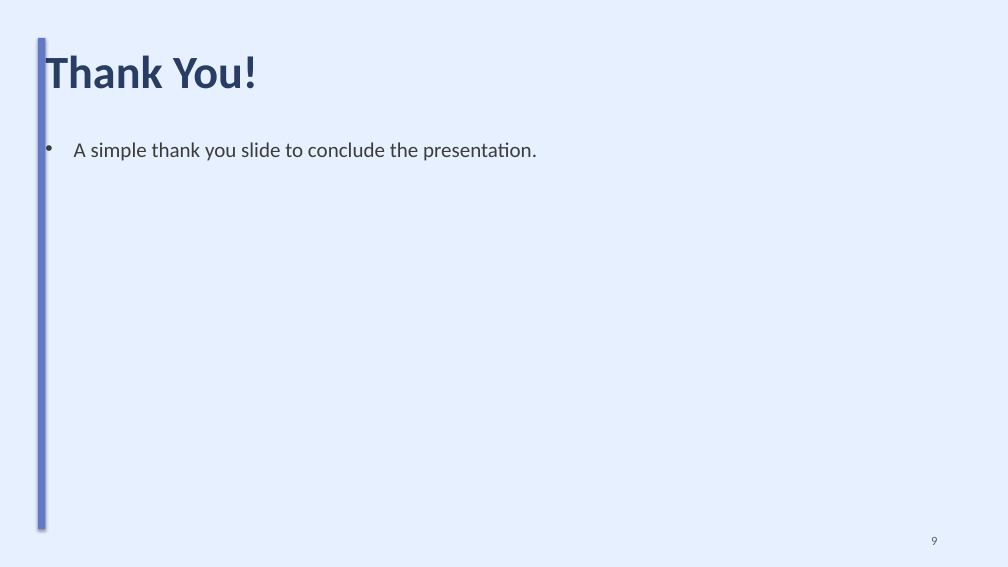
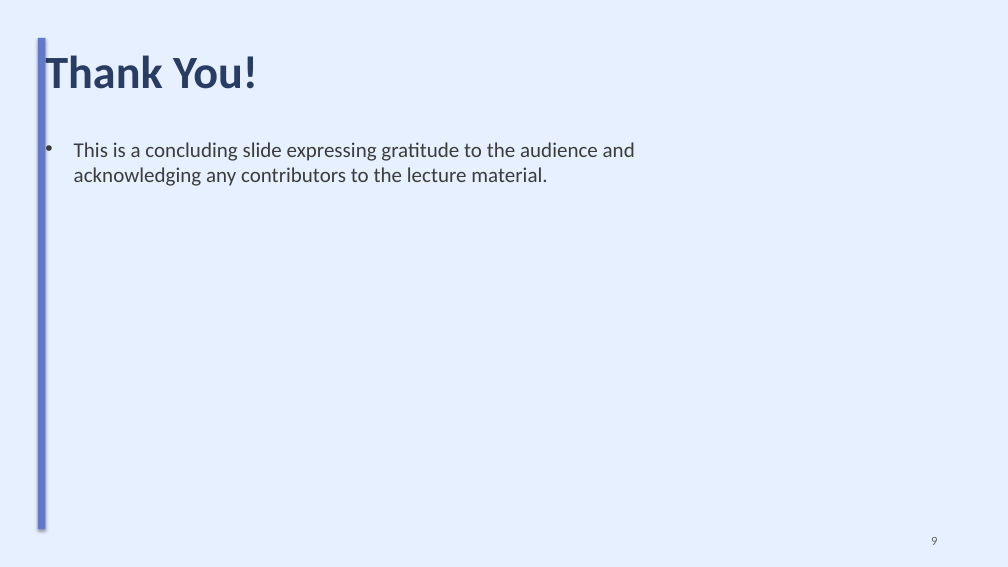
Before and after one commit to sanskarsri26/pdf-to-lecture, a slide deck: slide 9 of Styled_Slides.pptx. Drawn at 1008x567 pixels with LibreOffice and Linux fonts; fonts in the diff are those of the drawing. Boxes give left, top, right and bottom in pixels: in the first picture for what was removed or moved away, otherwise in the second. Text is boxed around its words. In the diff, an @@ line names an element or a change of style, - is before the commit and + after.

```diff
--- a/Styled_Slides.pptx
+++ b/Styled_Slides.pptx
@@ text at [74,142,635,186]: text changed @@
-• A simple thank you slide to conclude the presentation.
+• This is a concluding slide expressing gratitude to the audience and acknowledging any contributors to the lecture material.
```
Also in this commit, not shown: 8 other slides changed, 4 other files.
